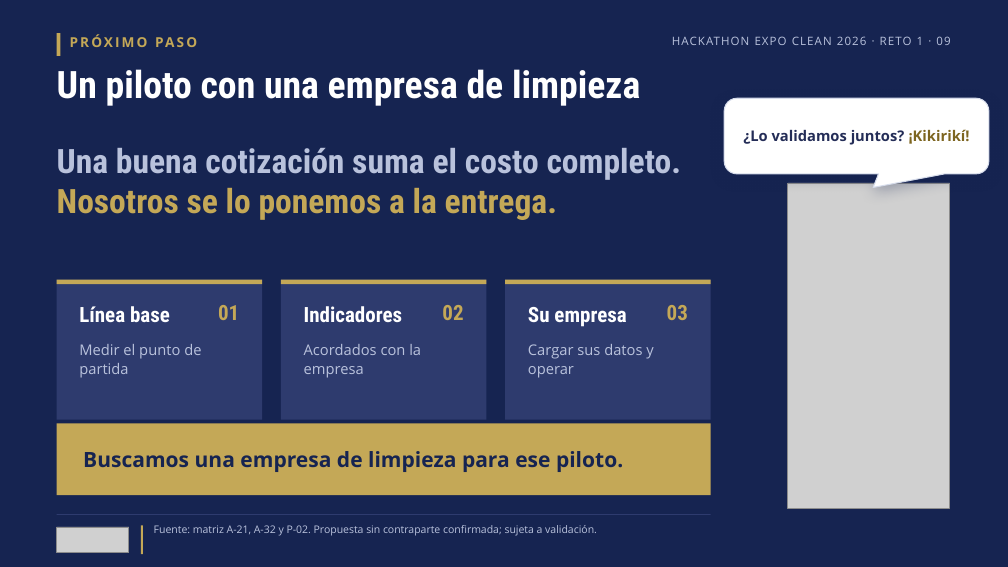
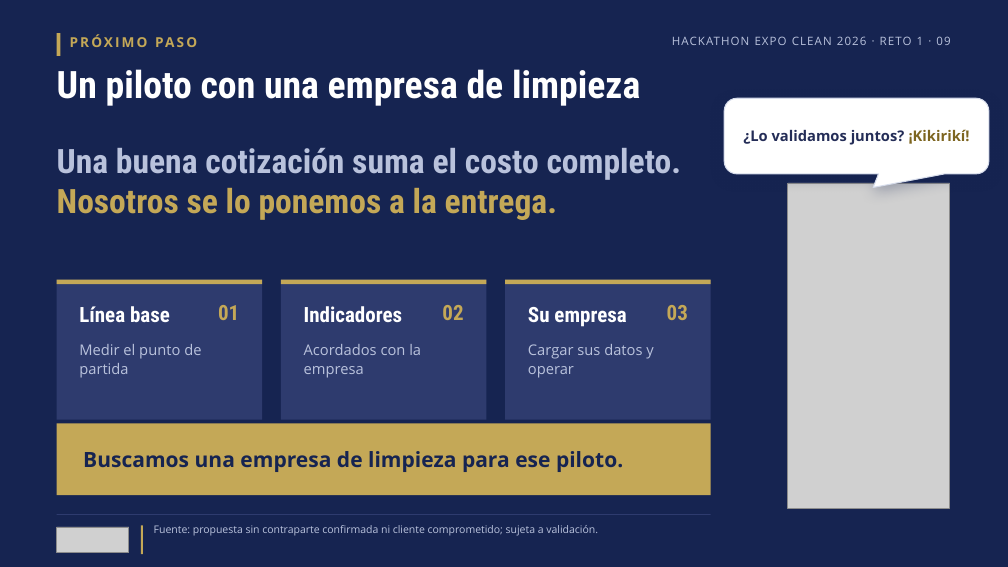
Before and after one commit to bryancito1090/istpetdev-platform, a slide deck: slide 9 of docs/boveda/Entregable/7-Pitch.pptx. Drawn at 1008x567 pixels with LibreOffice and Linux fonts; fonts in the diff are those of the drawing; grey boxes stand for pictures. Boxes give left, top, right and bottom in pixels: in the first picture for what was removed or moved away, otherwise in the second. Text is boxed around its words. In the diff, an @@ line names an element or a change of style, - is before the commit and + after.

```diff
--- a/docs/boveda/Entregable/7-Pitch.pptx
+++ b/docs/boveda/Entregable/7-Pitch.pptx
@@ text at [154, 525, 598, 536]: text changed @@
-Fuente: matriz A-21, A-32 y P-02. Propuesta sin contraparte confirmada; sujeta a validación.
+Fuente: propuesta sin contraparte confirmada ni cliente comprometido; sujeta a validación.
```
Also in this commit, not shown: 6 other slides changed, 37 other files.
